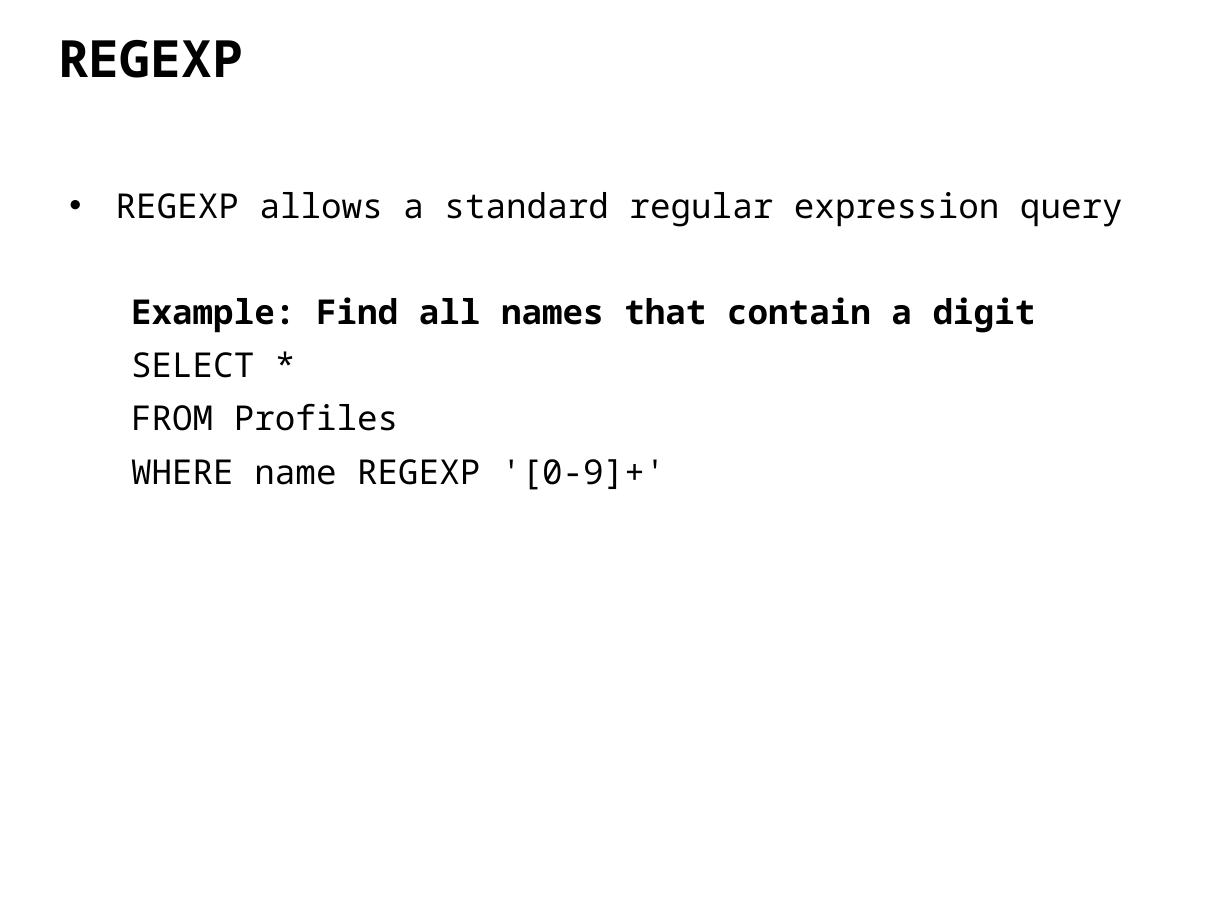
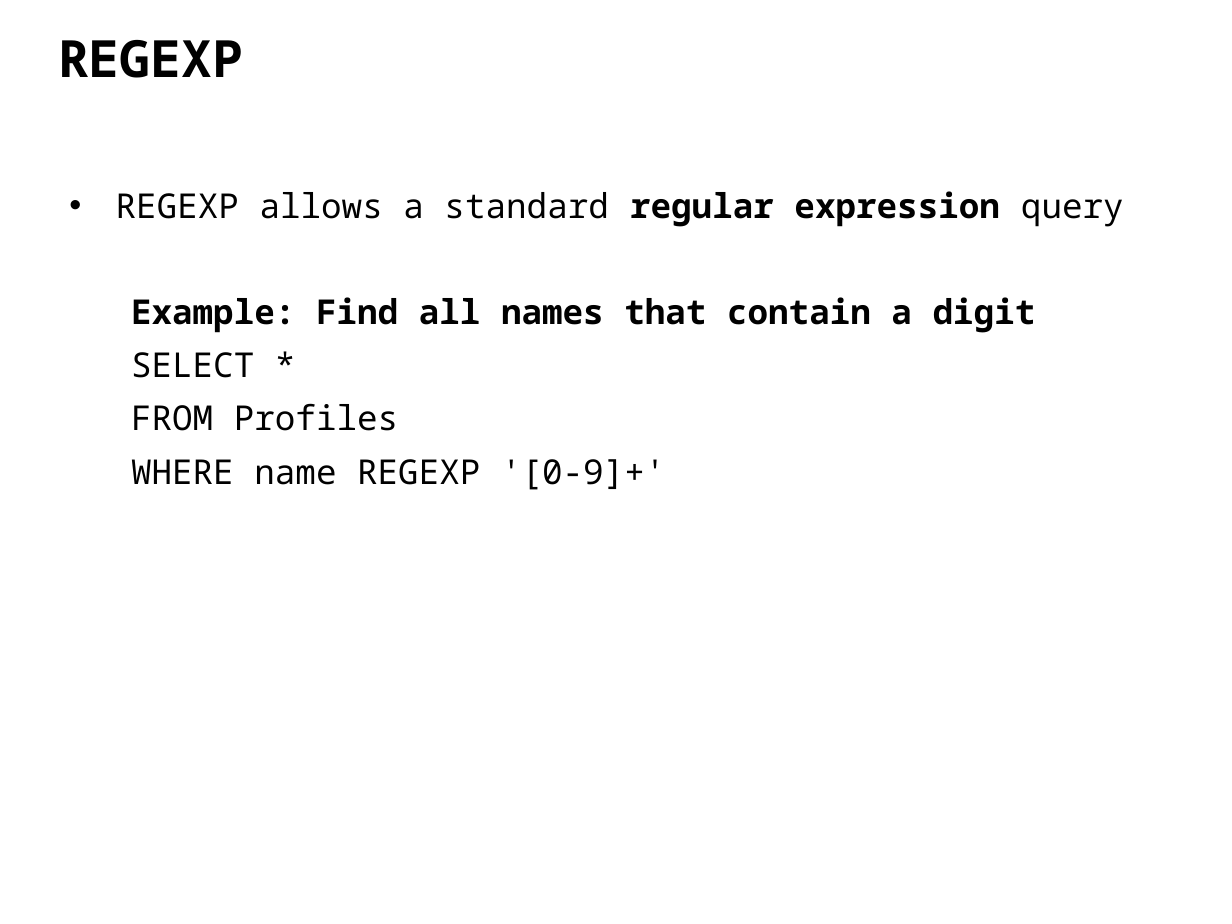
Before and after one commit to ipeirotis/introduction-to-databases, a slide deck: slide 32 of C-SQL.pptx (slide 25 before the commit). Drawn at 1232x924 pixels with LibreOffice and Linux fonts; fonts in the diff are those of the drawing. Boxes give left, top, right and bottom in pixels: in the first picture for what was removed or moved away, otherwise in the second. Text is boxed around its words. In the diff, an @@ line names an element or a change of style, - is before the commit and + after.

```diff
--- a/C-SQL.pptx
+++ b/C-SQL.pptx
@@ text at <box>116,191,1124,227</box>: bold on in "regular expression" @@
```
Also in this commit, not shown: 6 other slides changed, 7 slides added, 1 slide removed.
